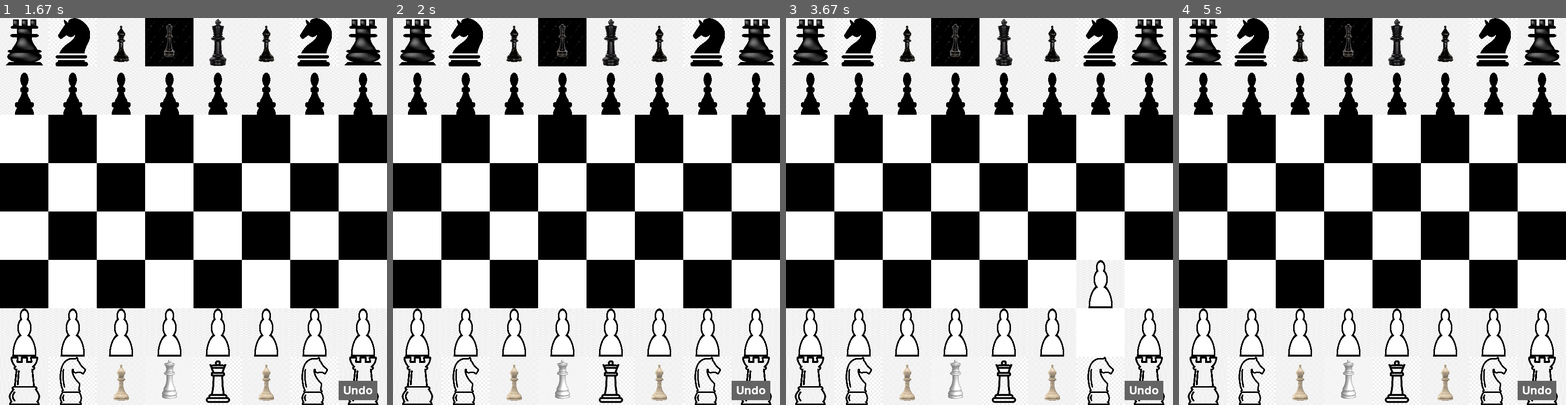
Above: before the commit, frames 1-4 (left to right).
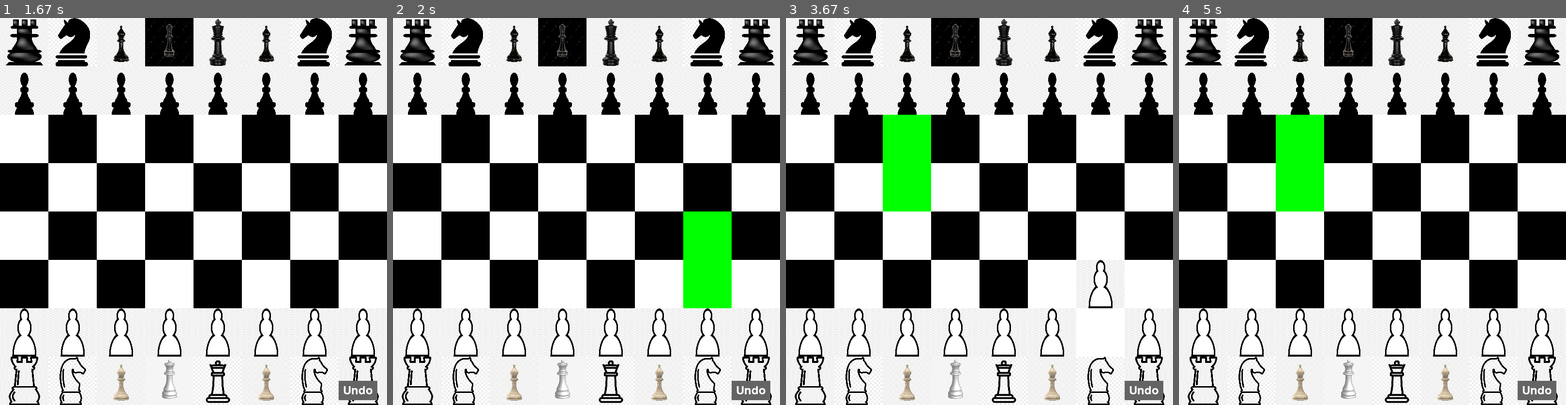
Above: after the commit, the same moments.

Repository: muriarty1893/pygame_chess
Game: pygame game, started from chess.py
The game is run twice, just before and just after one commit, with the same random seed, the same clock (stepped at 60 frames per second) and the same inputs.
Inputs (mouse positions are in pixels of both pictures, inside the frame that each line leads up to):
- Up to frame 1 (1.67 s): no input
- Up to frame 2 (2 s): click (729, 346) at 1.88 s
- Up to frame 3 (3.67 s): click (1080, 273) at 3.22 s; click (917, 83) at 3.55 s
- Up to frame 4 (5 s): tap U at 4.83 s

Frame 1 is identical in both runs. In frame 2, 3.1% of the frame differs, in the area x 75-88%, y 50-75%; in frame 3, 3.1%; in frame 4, 3.1%.

Commit message:
hareket izleri

Diff:
--- a/chess.py
+++ b/chess.py
@@ -13,6 +13,8 @@
 WHITE = (255, 255, 255)
 BLACK = (0, 0, 0)
 HIGHLIGHT_COLOR = (200, 200, 0)
+SELECTED_COLOR = (100, 100, 255)
+MOVE_COLOR = (0, 255, 0)
 
 # Load and scale images
 PIECES = {
@@ -34,13 +36,15 @@
 screen = pygame.display.set_mode((WIDTH, HEIGHT))
 pygame.display.set_caption('Chess')
 
-def draw_board(screen, selected_square=None):
+def draw_board(screen, selected_square=None, possible_moves=[]):
     colors = [WHITE, BLACK]
     for row in range(ROWS):
         for col in range(COLS):
             color = colors[(row + col) % 2]
             if selected_square and (row, col) == selected_square:
-                color = HIGHLIGHT_COLOR
+                color = SELECTED_COLOR
+            elif (row, col) in possible_moves:
+                color = MOVE_COLOR
             pygame.draw.rect(screen, color, (col*SQUARE_SIZE, row*SQUARE_SIZE, SQUARE_SIZE, SQUARE_SIZE))
 
 def draw_pieces(screen, board):
@@ -49,6 +53,7 @@
             piece = board[row][col]
             if piece != '--':
                 screen.blit(PIECES[piece], (col*SQUARE_SIZE, row*SQUARE_SIZE))
+
 def is_path_clear(board, start_pos, end_pos):
     direction = (end_pos[0] - start_pos[0], end_pos[1] - start_pos[1])
     step_row = 0 if direction[0] == 0 else direction[0] // abs(direction[0])
@@ -99,6 +104,14 @@
         if max(abs(direction[0]), abs(direction[1])) == 1:
             return True
     return False
+
+def get_possible_moves(board, start_pos):
+    possible_moves = []
+    for row in range(ROWS):
+        for col in range(COLS):
+            if is_valid_move(board, start_pos, (row, col)):
+                possible_moves.append((row, col))
+    return possible_moves
 
 def move_piece(board, start_pos, end_pos):
     piece = board[start_pos[0]][start_pos[1]]
@@ -159,6 +172,7 @@
     text_rect = button_text.get_rect(center=button_rect.center)
     screen.blit(button_text, text_rect)
     return button_rect
+
 def main():
     clock = pygame.time.Clock()
     board = [
@@ -174,6 +188,7 @@
 
     move_history = []
     selected_square = None
+    possible_moves = []
     player_turn = 'w'  # 'w' for white's turn, 'b' for black's turn
 
     def undo_last_move():
@@ -206,18 +221,21 @@
                             if is_in_check(board, 'w'):
                                 show_check_alert('White')
                             selected_square = None
+                            possible_moves = []
                             player_turn = 'b' if player_turn == 'w' else 'w'
                         else:
                             show_invalid_move_alert()
                             selected_square = None
+                            possible_moves = []
                     else:
                         if board[row][col] != '--' and board[row][col][0] == player_turn:
                             selected_square = (row, col)
+                            possible_moves = get_possible_moves(board, selected_square)
             if event.type == pygame.KEYDOWN:
                 if event.key == pygame.K_u:  # Press 'u' to undo the last move
                     player_turn = undo_last_move()
 
-        draw_board(screen, selected_square)
+        draw_board(screen, selected_square, possible_moves)
         draw_pieces(screen, board)
         undo_button = draw_button(screen, 'Undo', WIDTH - 100, HEIGHT - 50, 80, 40)
         pygame.display.flip()
@@ -225,5 +243,3 @@
 
 if __name__ == "__main__":
     main()
-
-#PRAISE
